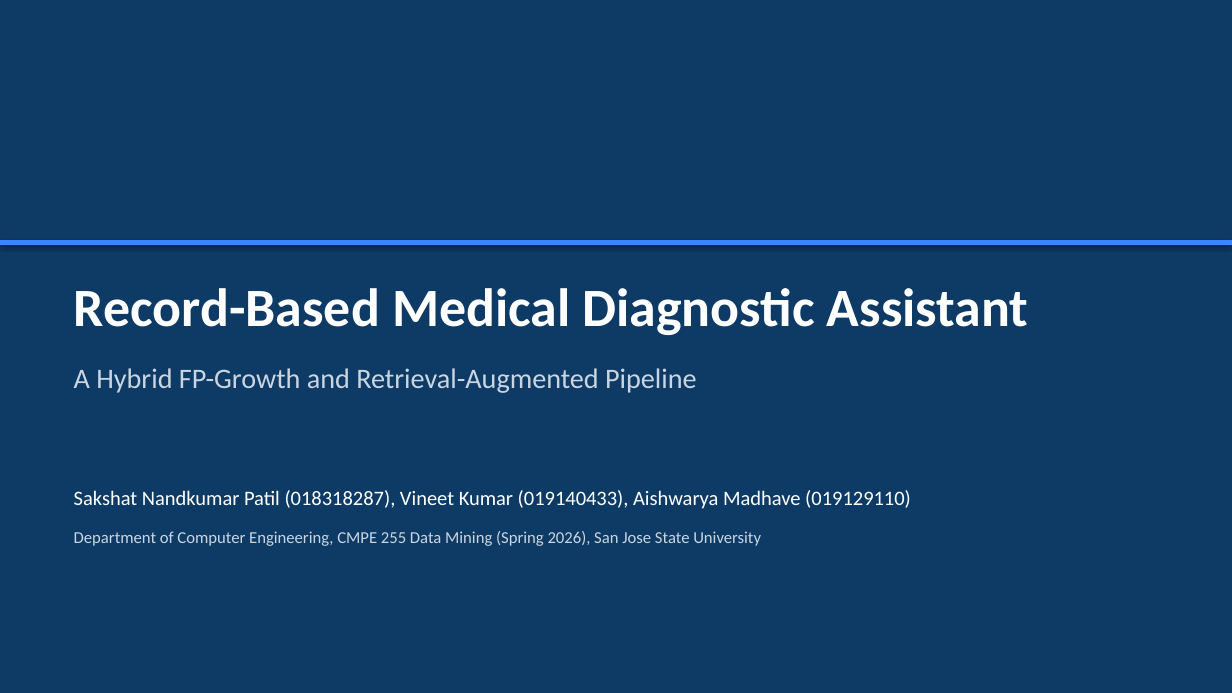
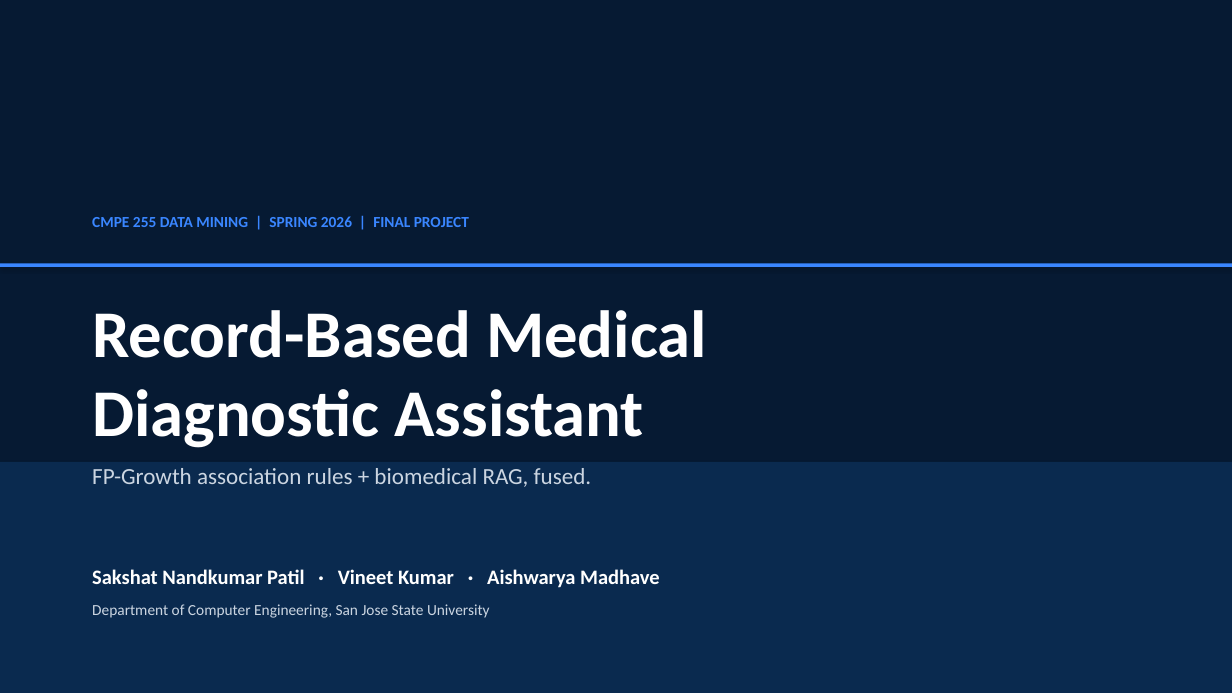
Before and after one commit to sakshat-patil/Symptom-Based-Disease-Identification-via-RAG, a slide deck: slide 1 of deliverables/slides/presentation.pptx. Drawn at 1232x693 pixels with LibreOffice and Linux fonts; fonts in the diff are those of the drawing. Boxes give left, top, right and bottom in pixels: in the first picture for what was removed or moved away, otherwise in the second. Text is boxed around its words. In the diff, an @@ line names an element or a change of style, - is before the commit and + after.

Commit message:
Polish report and slides; normalise to San Jose
  Slides: 7-slide demo subset (cover + 6 numbered) with stronger
  visual hierarchy. Big stat cards on the results slide, real alpha
  sweep PNG embedded, paired failure-mode cards on the problem slide,
  three-lane architecture with six step-chips, and a lessons slide
  with three bug cards. New eyebrow labels and accent stripes.

  Report (PDF + DOCX, kept in sync): tighter abstract leading with
  bolded R@1 / R@10 / MRR. Headline-metrics callout at the top of
  Section 6. New Section 6.7 covering the Azure OpenAI + Pinecone
  production demo with the cardiac-event numbers (Heart Attack fused
  0.831).

  San Jose normalised: dropped diacritic-encoded affiliation in the
  PDF byline and conclusion.

```diff
--- a/deliverables/slides/presentation.pptx
+++ b/deliverables/slides/presentation.pptx
@@ rectangle at [0,0,1232,693]: fill #0D3B66 to #061A33 @@
@@ text added at [92,216,469,227], 12 pt, text #3A86FF, bold @@
+CMPE 255 DATA MINING | SPRING 2026 | FINAL PROJECT
@@ rectangle: place and size @@
-rectangle at [0,240,1232,245]
+rectangle at [0,263,1232,267]
@@ text at [92,310,707,358]: text changed; size 42 to 52 pt @@
-Record-Based Medical Diagnostic Assistant
+Record-Based Medical
@@ text removed at [74,368,697,393] @@
-A Hybrid FP-Growth and Retrieval-Augmented Pipeline
@@ text added at [92,389,644,448], 52 pt, text #FFFFFF, bold @@
+Diagnostic Assistant
@@ rectangle added at [0,462,1232,693], fill #0A2A4F @@
@@ text added at [92,468,592,487], 18 pt, text #CBD5E1 @@
+FP-Growth association rules + biomedical RAG, fused.
@@ text at [92,569,660,588]: text changed; bold on @@
-Sakshat Nandkumar Patil (018318287), Vineet Kumar (019140433), Aishwarya Madhave (019129110)
+Sakshat Nandkumar Patil · Vineet Kumar · Aishwarya Madhave
@@ text at [92,604,490,618]: text changed; size 13 to 12 pt @@
-Department of Computer Engineering, CMPE 255 Data Mining (Spring 2026), San Jose State University
+Department of Computer Engineering, San Jose State University
```
Also in this commit, not shown: 2 other slides changed, 4 slides added, 5 slides removed, 5 other files.
